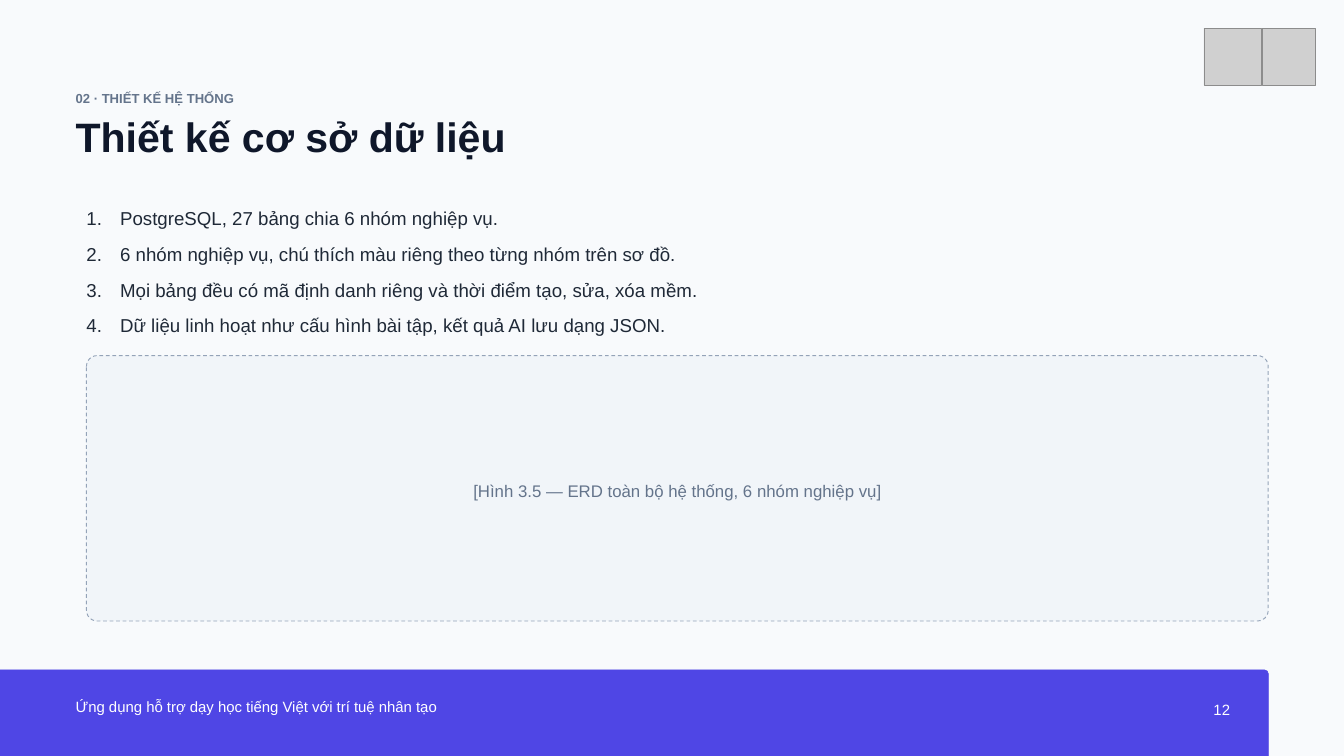
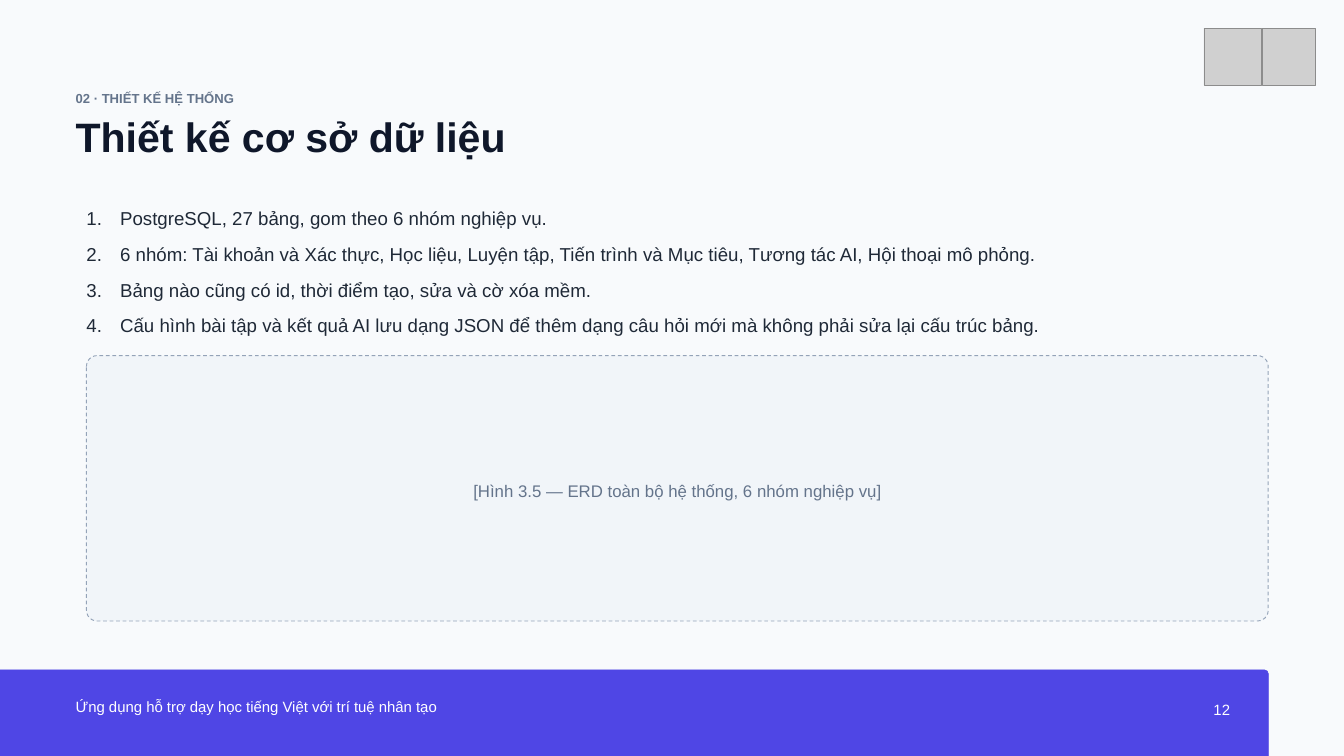
Before and after one commit to PhuVinhAI/LinVNix, a slide deck: slide 12 of BaoCao/kl-da22ttc-nguyenhuynhphuvinh-110122203-linvnix.pptx. Drawn at 1344x756 pixels with LibreOffice and Linux fonts; fonts in the diff are those of the drawing; grey boxes stand for pictures. Boxes give left, top, right and bottom in pixels: in the first picture for what was removed or moved away, otherwise in the second. Text is boxed around its words. In the diff, an @@ line names an element or a change of style, - is before the commit and + after.

```diff
--- a/BaoCao/kl-da22ttc-nguyenhuynhphuvinh-110122203-linvnix.pptx
+++ b/BaoCao/kl-da22ttc-nguyenhuynhphuvinh-110122203-linvnix.pptx
@@ text at <box>120,211,1039,336</box>: text changed @@
-1. PostgreSQL, 27 bảng chia 6 nhóm nghiệp vụ.
-2. 6 nhóm nghiệp vụ, chú thích màu riêng theo từng nhóm trên sơ đồ.
-3. Mọi bảng đều có mã định danh riêng và thời điểm tạo, sửa, xóa mềm.
-4. Dữ liệu linh hoạt như cấu hình bài tập, kết quả AI lưu dạng JSON.
+1. PostgreSQL, 27 bảng, gom theo 6 nhóm nghiệp vụ.
+2. 6 nhóm: Tài khoản và Xác thực, Học liệu, Luyện tập, Tiến trình và Mục tiêu, Tương tác AI, Hội thoại mô phỏng.
+3. Bảng nào cũng có id, thời điểm tạo, sửa và cờ xóa mềm.
+4. Cấu hình bài tập và kết quả AI lưu dạng JSON để thêm dạng câu hỏi mới mà không phải sửa lại cấu trúc bảng.
```
Also in this commit, not shown: 9 other slides changed.
